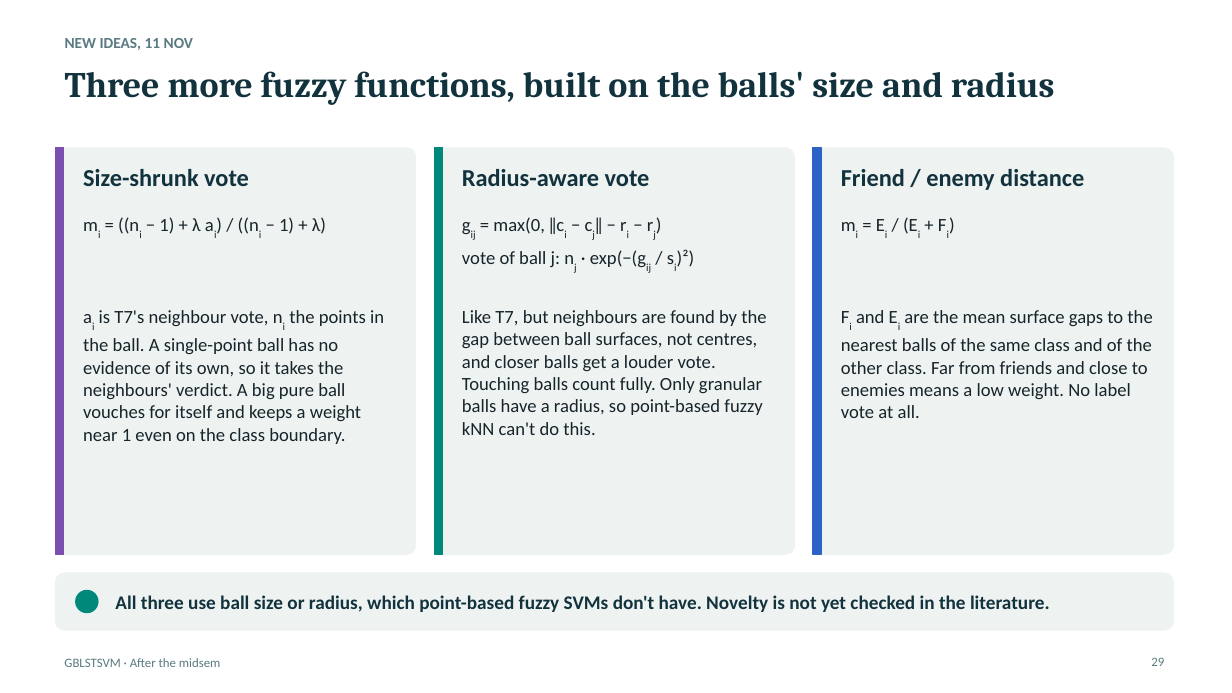
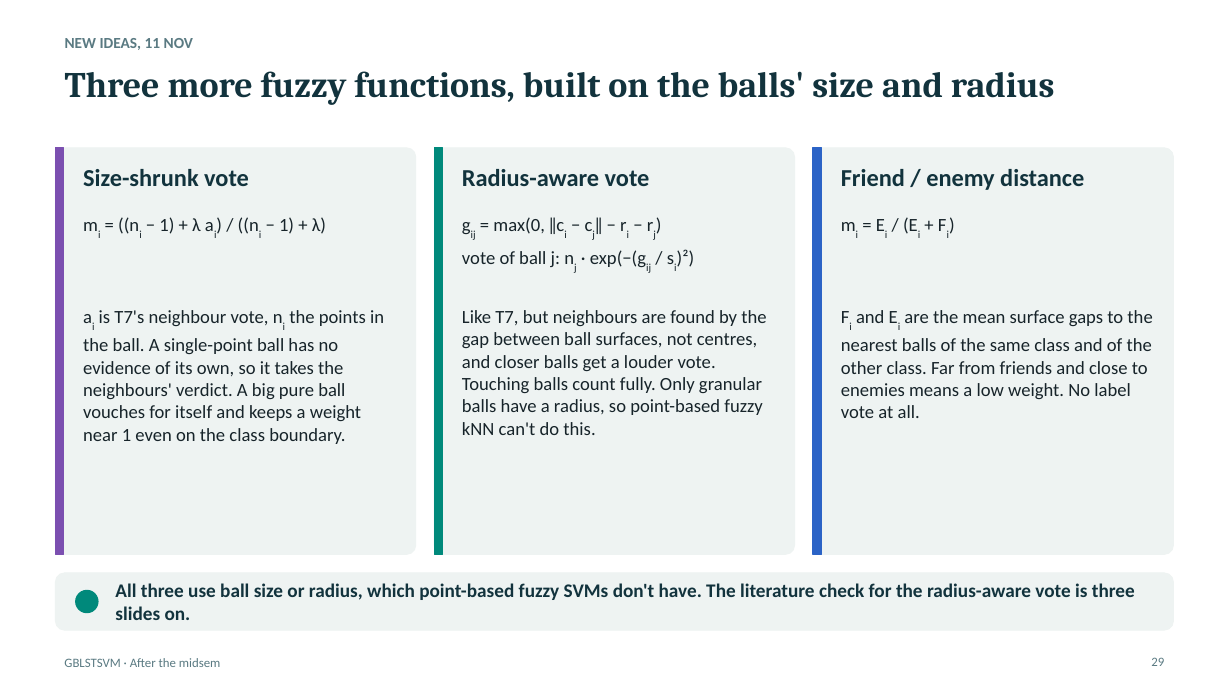
Before and after one commit to Jayagna/GBLSTSVM, a slide deck: slide 29 of reports/post_midsem/post_midsem.pptx. Drawn at 1232x693 pixels with LibreOffice and Linux fonts; fonts in the diff are those of the drawing. Boxes give left, top, right and bottom in pixels: in the first picture for what was removed or moved away, otherwise in the second. Text is boxed around its words. In the diff, an @@ line names an element or a change of style, - is before the commit and + after.

```diff
--- a/reports/post_midsem/post_midsem.pptx
+++ b/reports/post_midsem/post_midsem.pptx
@@ text at (115,583,1135,620): text changed @@
-All three use ball size or radius, which point-based fuzzy SVMs don't have. Novelty is not yet checked in the literature.
+All three use ball size or radius, which point-based fuzzy SVMs don't have. The literature check for the radius-aware vote is three slides on.
```
Also in this commit, not shown: 1 other slide changed, 1 slide added, 2 other files.
